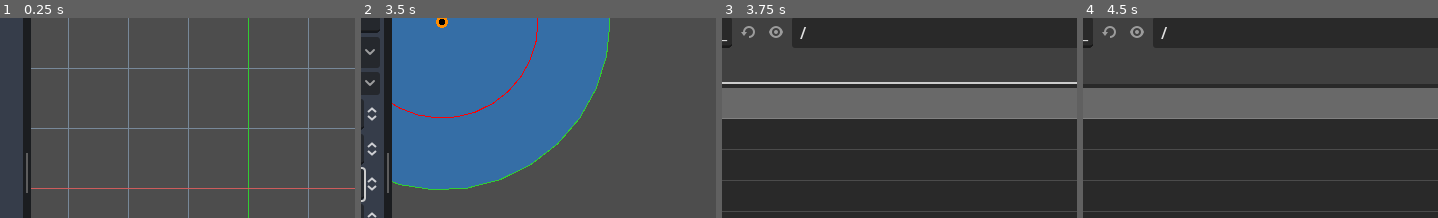
Above: before the commit, frames 1-4 (left to right).
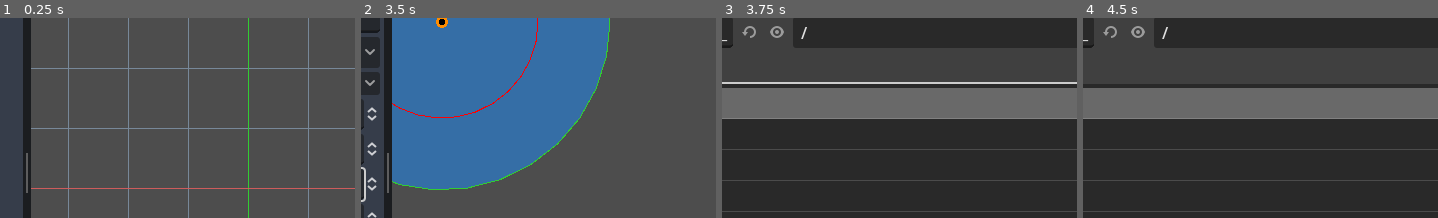
Above: after the commit, the same moments.

Repository: hankedan000/yardscaper
Game: Godot game, scene res://scenes/ui/LayoutPanel/LayoutPanel.tscn
The game is run twice, just before and just after one commit, with the same random seed, the same clock (stepped at 60 frames per second) and the same inputs. This scene is started directly instead of the project's main scene.
Inputs (mouse positions are % of the whole screen's width and height, from its top left):
- Up to frame 1 (0.25 s): no input
- Up to frame 2 (3.5 s): click (41, 4) at 0.5 s; click (62, 4) at 1.25 s; tap Enter at 2 s; drag from (69, 54) to (41, 4) at 2.02 s; drag from (30, 55) to (46, 12) at 2.77 s
- Up to frame 3 (3.75 s): click (45, 4) at 3.5 s
- Up to frame 4 (4.5 s): click (32, 92) at 4.27 s; type "12" at 4.35 s
The pictures show only the part of the screen within x 34-84%, y 11-61%; the shares and areas given below are measured in that part.

Frames 1-2 are identical in both runs. In frame 3, 0.2% of the frame differs, in the area x 2-24%, y 4-15%; in frame 4, 0.2%.

Commit message:
An attempt at synchronizing picked state from the object list

Diff:
--- a/SprinklerDesigner/scenes/ui/ObjectsList/ObjectsList.gd
+++ b/SprinklerDesigner/scenes/ui/ObjectsList/ObjectsList.gd
@@ -1,4 +1,6 @@
 extends VBoxContainer
+
+@export var ObjectsListButtonScene : PackedScene = null
 
 @onready var grid := $ScrollContainer/ObjectsGrid
 
@@ -33,17 +35,16 @@
 	var do_adds = grid.get_child_count() < len(objects)
 	while len(objects) != grid.get_child_count():
 		if do_adds:
-			var new_item := Button.new()
+			var new_item := ObjectsListButtonScene.instantiate()
 			grid.add_child(new_item)
 		else:
 			grid.remove_child(grid.get_child(grid.get_child_count() - 1))
 
 	# update UI's labels to match names of objects in world
 	for idx in range(len(objects)):
-		var obj = objects[idx]
-		var button : Button = grid.get_child(idx)
-		button.text = obj.user_label
-		button.alignment = HORIZONTAL_ALIGNMENT_LEFT
+		var obj := objects[idx] as WorldObject
+		var button := grid.get_child(idx) as ObjectsListButton
+		button.world_object = obj
 
 func _shift_object(dir):
 	var focus_owner = get_viewport().gui_get_focus_owner()
--- a/SprinklerDesigner/scenes/ui/ObjectsList/ObjectsList.tscn
+++ b/SprinklerDesigner/scenes/ui/ObjectsList/ObjectsList.tscn
@@ -1,14 +1,16 @@
-[gd_scene load_steps=4 format=3 uid="uid://c7ey0qd3m5ads"]
+[gd_scene load_steps=5 format=3 uid="uid://c7ey0qd3m5ads"]
 
 [ext_resource type="Script" path="res://scenes/ui/ObjectsList/ObjectsList.gd" id="1_lhcws"]
 [ext_resource type="Texture2D" uid="uid://bxfpdstl8w887" path="res://assets/icons/MoveDown.svg" id="2_37ega"]
 [ext_resource type="Texture2D" uid="uid://dlrg0qwf5onb6" path="res://assets/icons/MoveUp.svg" id="3_ygitc"]
+[ext_resource type="PackedScene" uid="uid://feb2ad46n08w" path="res://scenes/ui/ObjectsList/ObjectsListButton.tscn" id="4_e4qp4"]
 
 [node name="ObjectsList" type="VBoxContainer"]
 custom_minimum_size = Vector2(225, 0)
 offset_right = 225.0
 offset_bottom = 165.0
 script = ExtResource("1_lhcws")
+ObjectsListButtonScene = ExtResource("4_e4qp4")
 
 [node name="HBox" type="HBoxContainer" parent="."]
 layout_mode = 2
@@ -32,17 +34,5 @@
 [node name="ObjectsGrid" type="GridContainer" parent="ScrollContainer"]
 layout_mode = 2
 
-[node name="Button" type="Button" parent="ScrollContainer/ObjectsGrid"]
-layout_mode = 2
-text = "1234"
-
-[node name="Button2" type="Button" parent="ScrollContainer/ObjectsGrid"]
-layout_mode = 2
-text = "5678"
-
-[node name="Button3" type="Button" parent="ScrollContainer/ObjectsGrid"]
-layout_mode = 2
-text = "abcd"
-
 [connection signal="pressed" from="HBox/DownButton" to="." method="_on_down_button_pressed"]
 [connection signal="pressed" from="HBox/UpButton" to="." method="_on_up_button_pressed"]
--- /dev/null
+++ b/SprinklerDesigner/scenes/ui/ObjectsList/ObjectsListButton.gd
@@ -0,0 +1,25 @@
+extends Button
+class_name ObjectsListButton
+
+var world_object : WorldObject = null:
+	set(value):
+		if world_object is PickableNode2D:
+			world_object.picked_state_changed.disconnect(_on_object_picked_state_changed)
+
+		world_object = value
+
+		text = world_object.user_label if world_object else "Null Object"
+		disabled = world_object == null
+		if world_object is PickableNode2D:
+			toggle_mode = true
+			button_pressed = world_object.picked
+			world_object.picked_state_changed.connect(_on_object_picked_state_changed)
+		else:
+			toggle_mode = false
+
+func _on_toggled(toggled_on: bool) -> void:
+	if world_object is PickableNode2D:
+		world_object.picked = toggled_on
+
+func _on_object_picked_state_changed():
+	button_pressed = world_object.picked
--- /dev/null
+++ b/SprinklerDesigner/scenes/ui/ObjectsList/ObjectsListButton.tscn
@@ -0,0 +1,15 @@
+[gd_scene load_steps=2 format=3 uid="uid://feb2ad46n08w"]
+
+[ext_resource type="Script" path="res://scenes/ui/ObjectsList/ObjectsListButton.gd" id="1_uy3wa"]
+
+[node name="Button" type="Button"]
+anchors_preset = -1
+anchor_right = 0.211
+anchor_bottom = 0.077
+offset_right = -0.0210114
+offset_bottom = 0.199997
+text = "1234"
+alignment = 0
+script = ExtResource("1_uy3wa")
+
+[connection signal="toggled" from="." to="." method="_on_toggled"]
